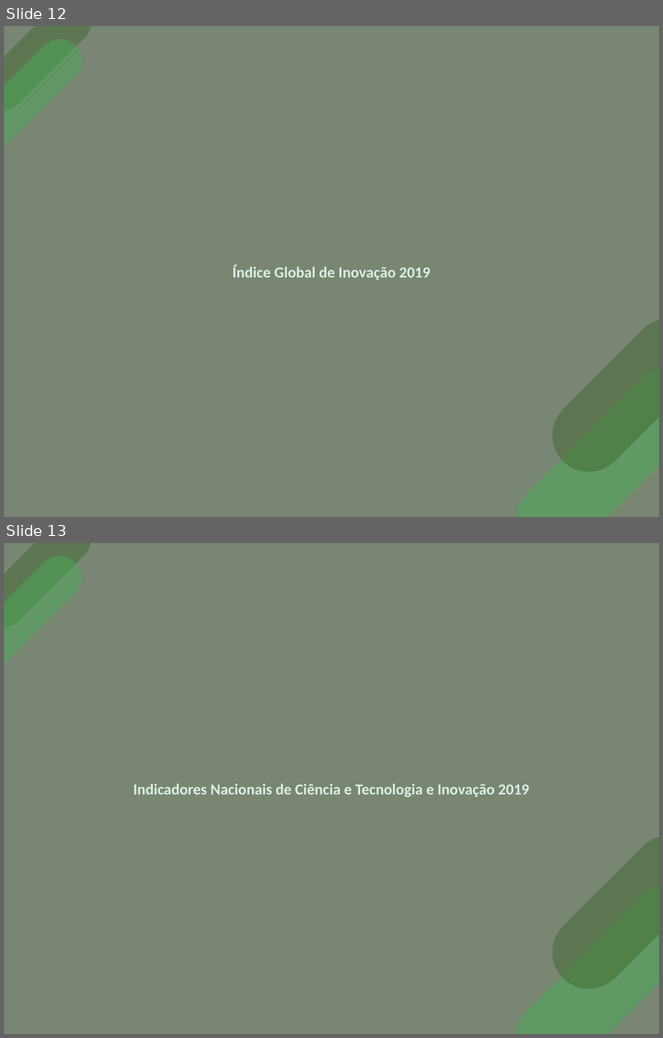
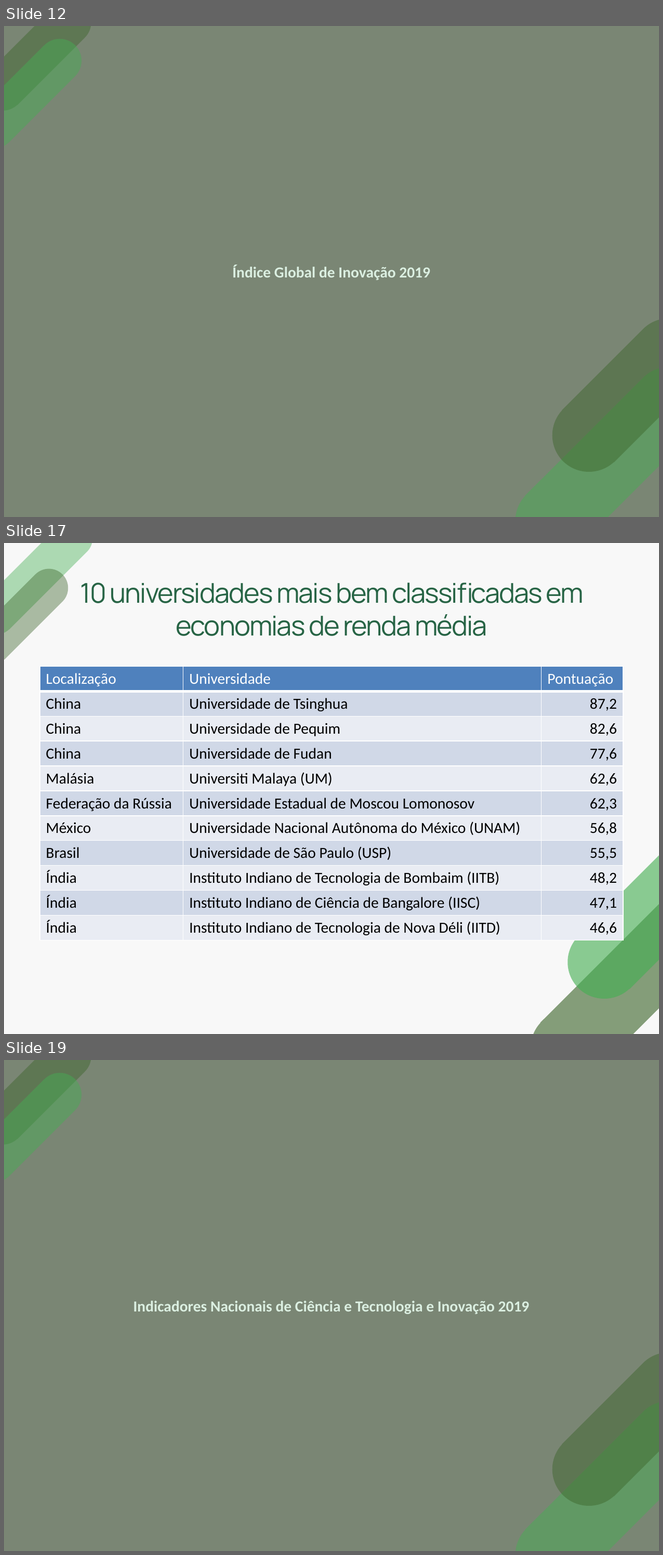
Before and after one commit to josenaldo/apresentacao-sbg-2020, a slide deck: apresentacao-sbg-2020.pptx. Shown one above the other, each under a label of ours: slides 12 and 13 before the commit, slides 12, 17 and 19 after it; the slides between them are not shown. The pictures are 663x1038 and 663x1555 pixels, drawn with LibreOffice and Linux fonts; fonts in the diff are those of the drawing; background and template pictures are left out. Boxes give left, top, right and bottom in pixels: in the first picture for what was removed or moved away, otherwise in the second. Text is boxed around its words. In the diff, an @@ line names an element or a change of style, - is before the commit and + after.

```diff
--- a/apresentacao-sbg-2020.pptx
+++ b/apresentacao-sbg-2020.pptx
@@ slide 17 added at <box>4,543,659,1034</box>, background #F8F8F8 @@
@@ freeform shape added at <box>4,543,101,643</box>, fill #45AF53 at 42% opacity @@
@@ freeform shape added at <box>4,561,76,673</box>, fill #3E662C at 42% opacity @@
@@ title added at <box>80,583,584,636</box>, 32 pt, text #276445 @@
+10 universidades mais bem classificadas em economias de renda média
@@ table added at <box>39,666,622,940</box>, 11 rows, 3 columns @@
+Localização | Universidade | Pontuação
+China | Universidade de Tsinghua | 87,2
+China | Universidade de Pequim | 82,6
+China | Universidade de Fudan | 77,6
+Malásia | Universiti Malaya (UM) | 62,6
+Federação da Rússia | Universidade Estadual de Moscou Lomonosov | 62,3
+México | Universidade Nacional Autônoma do México (UNAM) | 56,8
+Brasil | Universidade de São Paulo (USP) | 55,5
+Índia | Instituto Indiano de Tecnologia de Bombaim (IITB) | 48,2
+Índia | Instituto Indiano de Ciência de Bangalore (IISC) | 47,1
+Índia | Instituto Indiano de Tecnologia de Nova Déli (IITD) | 46,6
@@ freeform shape added at <box>553,830,659,1014</box>, fill #45AF53 at 62% opacity @@
@@ freeform shape added at <box>515,879,659,1034</box>, fill #3E662C at 62% opacity @@
@@ what was slide 13 is now slide 19 @@
```
Also in this commit, not shown: 5 other slides added, 5 other files.
